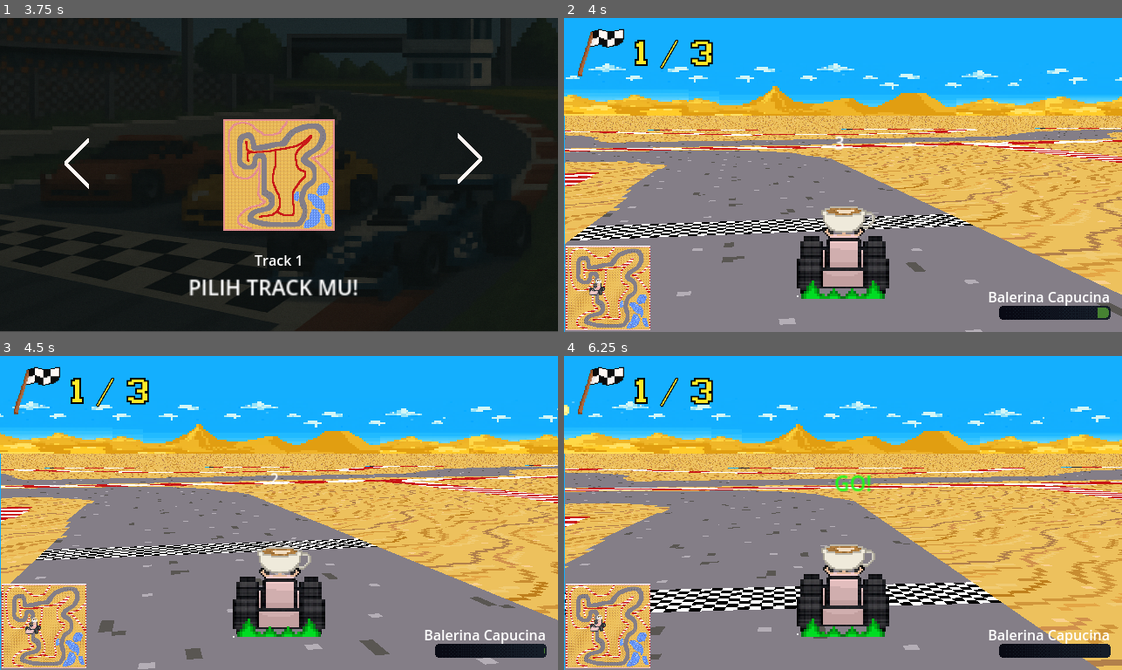
Above: before the commit, frames 1-4 (two rows, left to right).
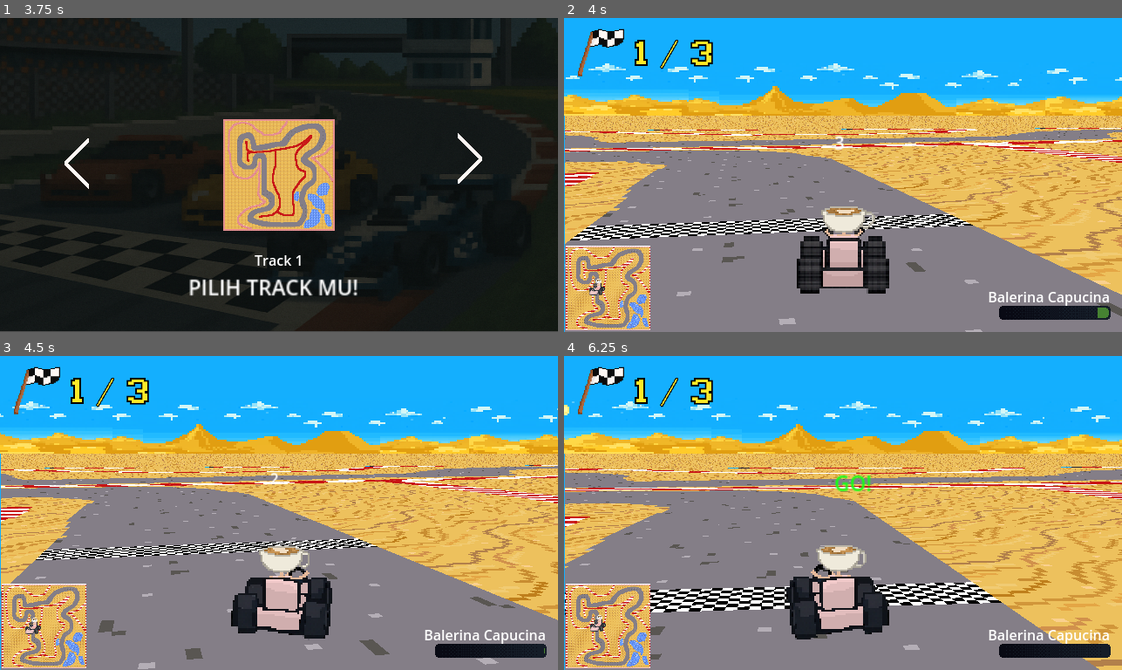
Above: after the commit, the same moments.

Repository: zixzgg32/anomali-kart
Game: Godot game, scene res://Scenes/splashScreen.tscn
Two runs of this game, one before a commit and one after it. Both use one fixed random seed, a clock stepped at 60 frames per second and the inputs below.
Inputs (mouse positions are in pixels of both pictures, inside the frame that each line leads up to):
- Up to frame 1 (3.75 s): tap Enter (ui_accept) at 0.5, 0.77, 3.5 s; hold D (Right) 0.53-1.25 s; click "1 Player" at 1.25 s; click (78, 162) at 2 s; click (468, 159) at 2.75 s; hold S (Backward) from 3.53 s (still down)
- Up to frame 2 (4 s): keep holding S (Backward); tap Enter (ui_accept) at 3.77 s
- Up to frame 3 (4.5 s): release S (Backward) at 4.28 s; hold D (Right) from 4.28 s (still down)
- Up to frame 4 (6.25 s): tap Enter (ui_accept) at 5, 5.27, 6.02 s; release D (Right) at 5.03 s; hold W (Forward) 5.03-5.78 s; hold A (Left) from 5.78 s (still down)

Frame 1 is identical in both runs. In frame 2, 0.4% of the frame differs, in the area x 41-58%, y 83-90%; in frame 3, 2.0%; in frame 4, 2.4%, in the area x 39-59%, y 60-91%.

Commit message:
Added Sprite Variant

Diff:
--- a/Scenes/main.tscn
+++ b/Scenes/main.tscn
@@ -918,8 +918,10 @@
 texture = ExtResource("14_b3802")
 region_enabled = true
 region_rect = Rect2(10, 4, 53, 53)
+region_filter_clip_enabled = true
 
 [node name="Road Type Effects" type="Node2D" parent="SpriteHandler/Racers/Player"]
+visible = false
 
 [node name="Effects Player" type="AnimationPlayer" parent="SpriteHandler/Racers/Player/Road Type Effects"]
 libraries = {
--- a/Scripts/General/Game.gd
+++ b/Scripts/General/Game.gd
@@ -9,10 +9,10 @@
 @export var bgm_player : AudioStreamPlayer
 
 var character_textures := [
-	"res://Asset/Sprites/a5.png",
-	"res://Asset/Sprites/Anomali cappucino assasion.png",
-	"res://Asset/Sprites/anomali tralelelo tralala (1).png",
-	"res://Asset/Sprites/tung tung tung sahur.png"
+	"res://Asset/Sprites/ballerina (2).png",
+	"res://Asset/Sprites/Anomali cappucino assasion (1).png",
+	"res://Asset/Sprites/anomali tralelelo tralala (3).png",
+	"res://Asset/Sprites/anomali (2).png"
 ]
 
 var track_textures := [
--- a/Scripts/World Elements/Racers/Player.gd
+++ b/Scripts/World Elements/Racers/Player.gd
@@ -1,5 +1,10 @@
 #Player.gd
 extends Racer
+
+var _default_rect := Rect2(10, 4, 53, 53)
+var _turn_left_rect := Rect2(295, 0, 65, 58)
+var _turn_right_rect := Rect2(228, 0, 65, 58)
+var _current_turn_rect := Rect2(10, 4, 53, 53)
 
 func set_character_sprite(texture: Texture2D):
 	if _spriteGFX and texture:
@@ -7,11 +12,23 @@
 
 func Setup(mapSize : int):
 	SetMapSize(mapSize)
-
+	_default_rect = Rect2(10, 4, 53, 53)
+	_turn_left_rect = Rect2(295, 0, 65, 58)
+	_turn_right_rect = Rect2(228, 0, 65, 58)
+	_current_turn_rect = _default_rect
 func Update(mapForward : Vector3):
+	var input = ReturnPlayerInput()
+	if input.x < 0:
+		_current_turn_rect = _turn_left_rect
+	elif input.x > 0:
+		_current_turn_rect = _turn_right_rect
+	else:
+		_current_turn_rect = _default_rect
+	if _spriteGFX:
+		_spriteGFX.region_rect = _current_turn_rect
+		_spriteGFX.region_enabled = true
 	if(_isPushedBack):
 		ApplyCollisionBump()
-
 	var nextPos : Vector3 = _mapPosition + ReturnVelocity()
 	var nextPixelPos : Vector2i = Vector2i(ceil(nextPos.x), ceil(nextPos.z))
 
Binary file added: Asset/Sprites/Anomali cappucino assasion (1).png
Not shown, added: Asset/Sprites/Anomali cappucino assasion (1).png.import
Binary file added: Asset/Sprites/anomali (2).png
Not shown, added: Asset/Sprites/anomali (2).png.import
Binary file added: Asset/Sprites/anomali tralelelo tralala (3).png
Not shown, added: Asset/Sprites/anomali tralelelo tralala (3).png.import
Binary file added: Asset/Sprites/ballerina (2).png
Not shown, added: Asset/Sprites/ballerina (2).png.import
Not shown: 1 places in Scenes/main.tscn that only renumber resources
